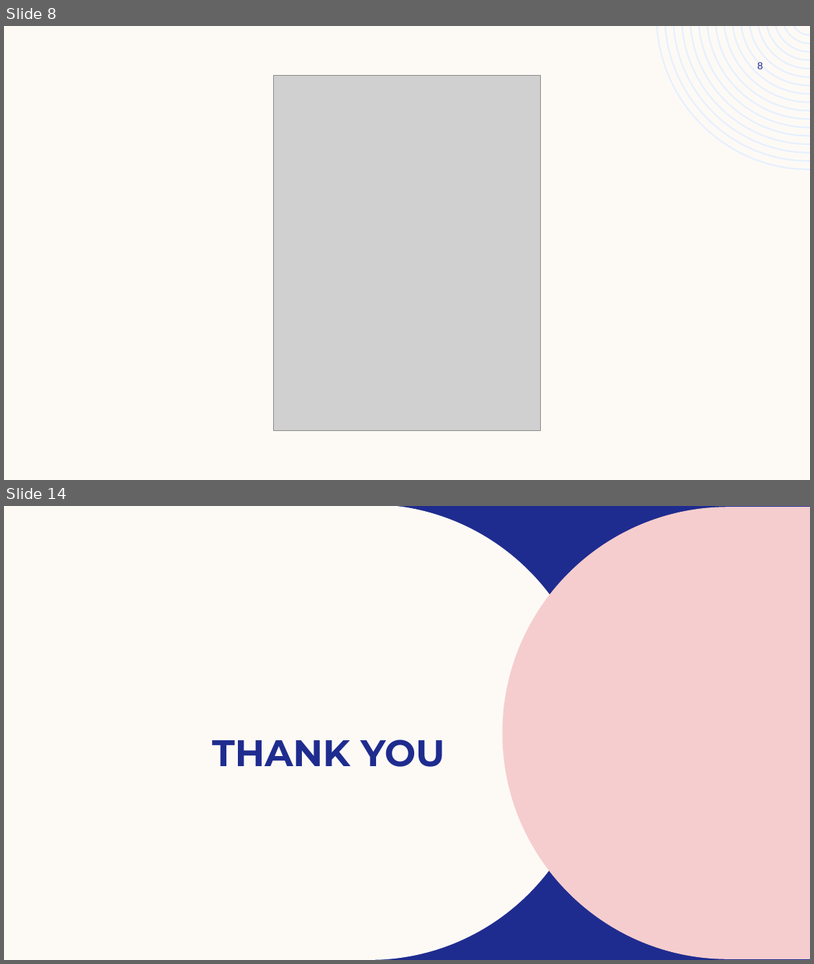
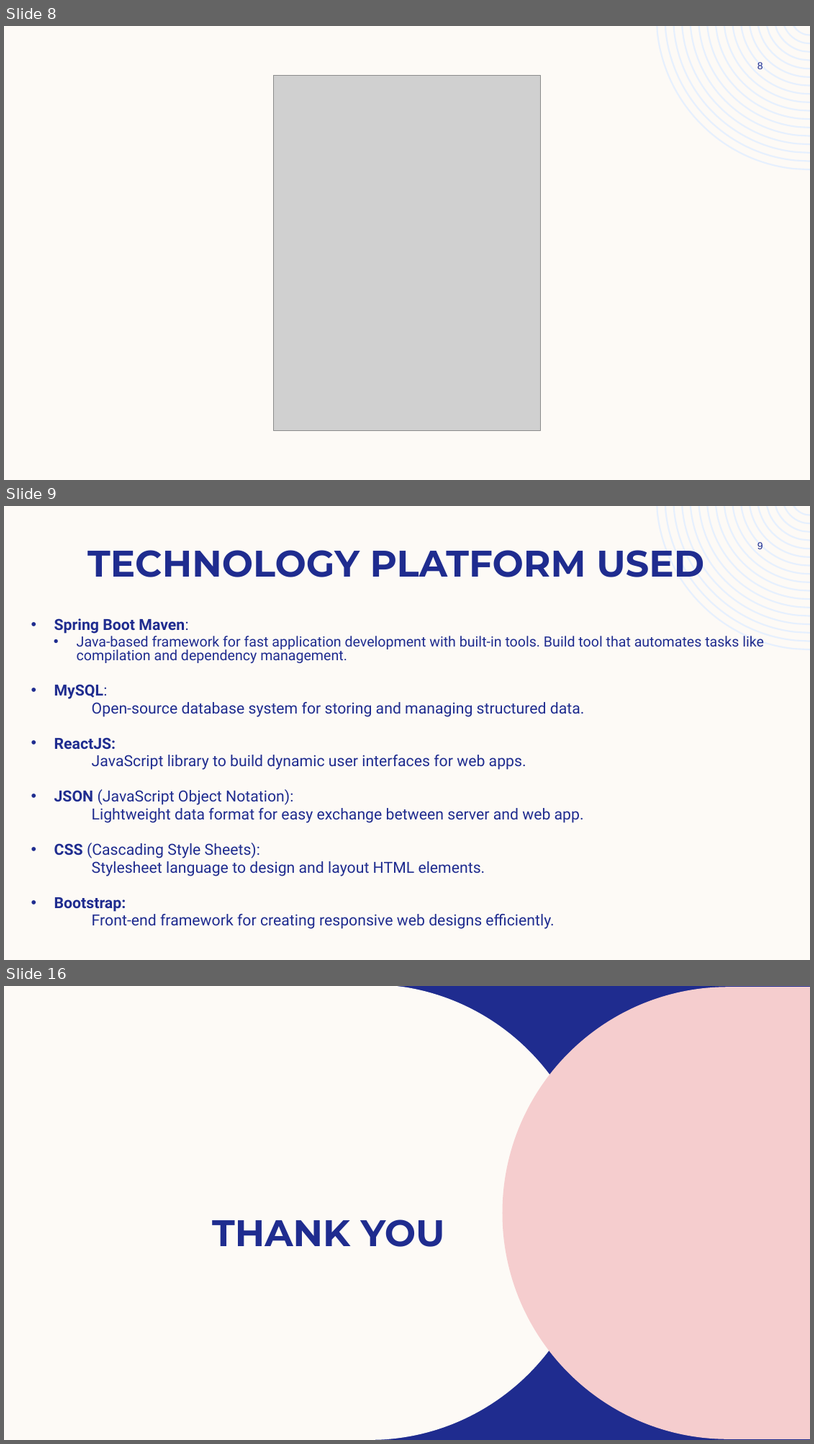
Before and after one commit to Sushil9731/Myproject, a slide deck: document/Learning Managemt System. (2).pptx. Shown one above the other, each under a label of ours: slides 8 and 14 before the commit, slides 8, 9 and 16 after it; the slides between them are not shown. The pictures are 814x964 and 814x1444 pixels, drawn with LibreOffice and Linux fonts; fonts in the diff are those of the drawing; grey boxes stand for pictures; background and template pictures are left out. Boxes give left, top, right and bottom in pixels: in the first picture for what was removed or moved away, otherwise in the second. Text is boxed around its words. In the diff, an @@ line names an element or a change of style, - is before the commit and + after.

```diff
--- a/document/Learning Managemt System. (2).pptx
+++ b/document/Learning Managemt System. (2).pptx
@@ slide 9 added at box(4, 506, 810, 960), background #FDFAF6; not listed: 1 template element that a slide beside it also shows @@
@@ page number added at box(758, 542, 764, 549), 12 pt, text #1F2C8F @@
+9
@@ title added at box(88, 550, 705, 577), 44 pt, text #1F2C8F, bold @@
+TECHNOLOGY PLATFORM USED
@@ text added at box(54, 618, 764, 929), 18.2 pt, text #1F2C8F @@
+• Spring Boot Maven:
+  • Java-based framework for fast application development with built-in tools. Build tool that automates tasks like compilation and dependency management.
+• MySQL:
+Open-source database system for storing and managing structured data.
+• ReactJS:
+JavaScript library to build dynamic user interfaces for web apps.
+• JSON (JavaScript Object Notation):
+Lightweight data format for easy exchange between server and web app.
+• CSS (Cascading Style Sheets):
+Stylesheet language to design and layout HTML elements.
+• Bootstrap:
+Front-end framework for creating responsive web designs efficiently.
@@ what was slide 14 is now slide 16 @@
```
Also in this commit, not shown: 8 slides changed, 1 other slide added.
